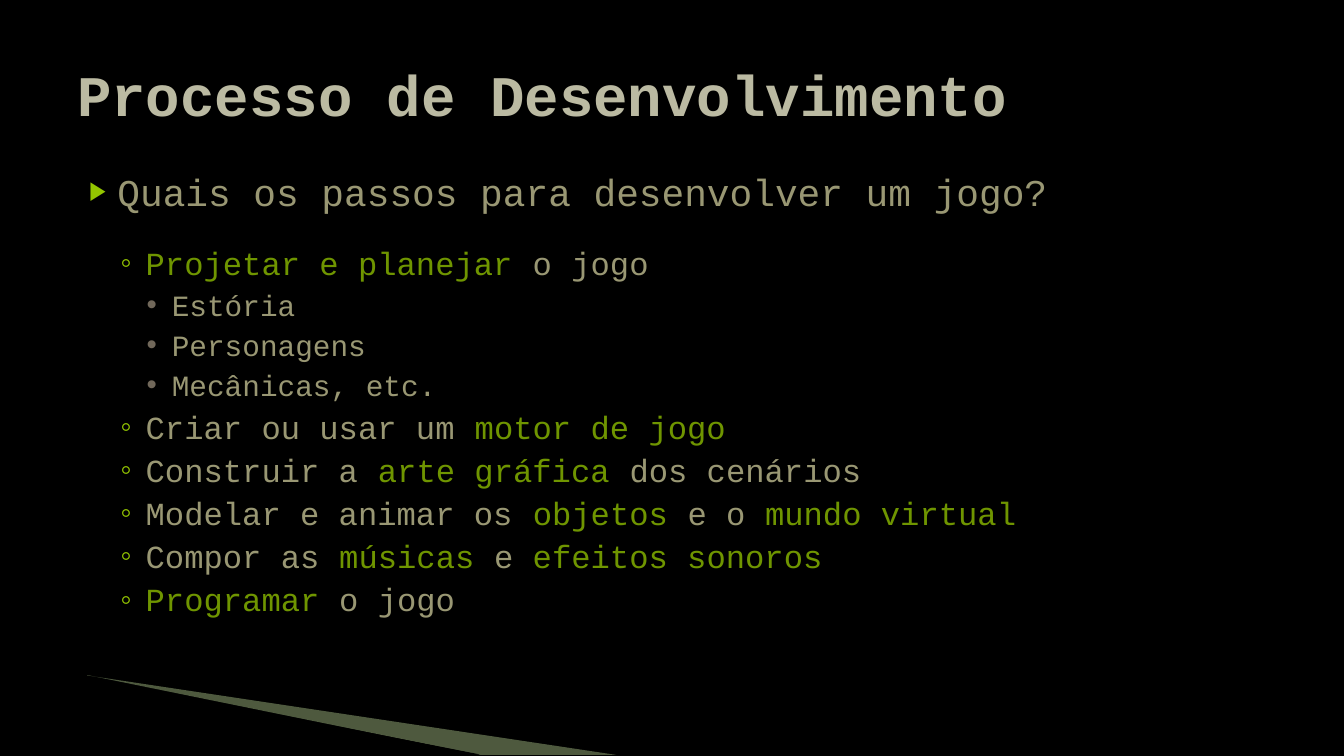
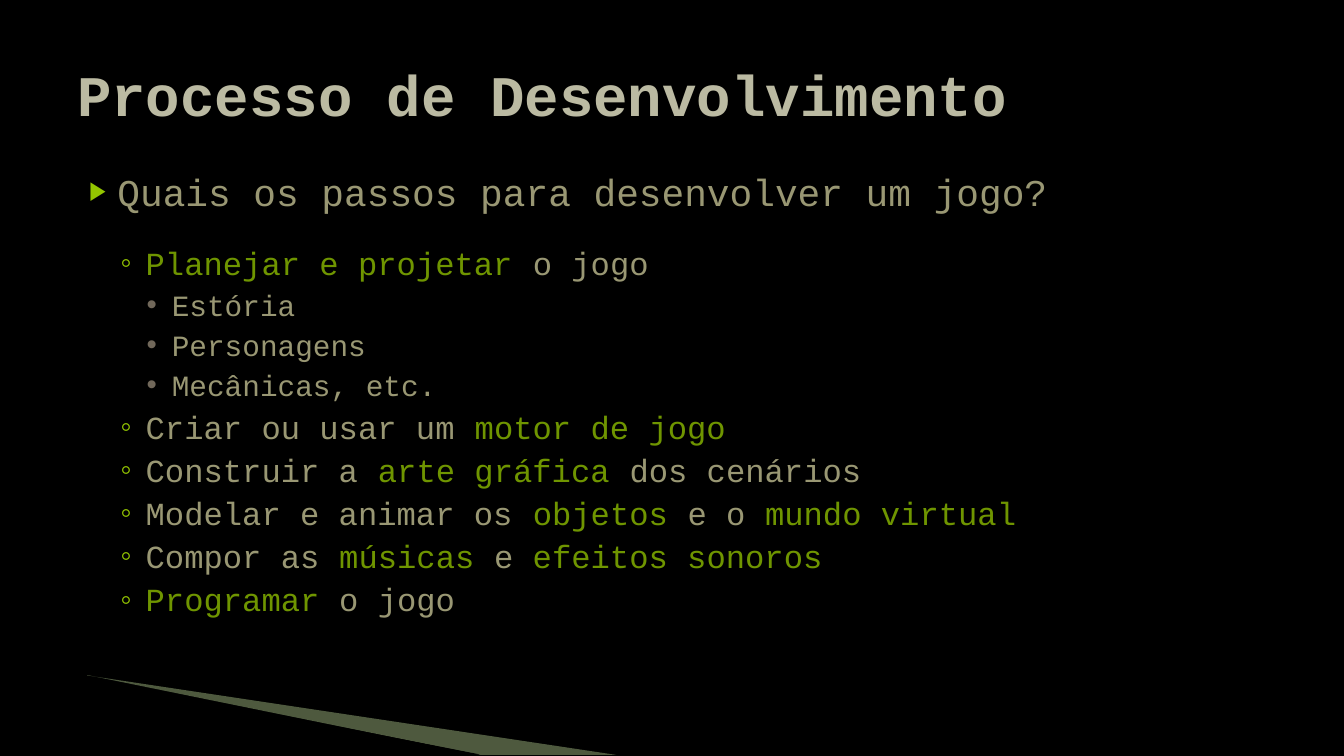
Before and after one commit to JudsonSS/Jogos, a slide deck: slide 5 of Slides/00. Introdução.pptx. Drawn at 1344x756 pixels with LibreOffice and Linux fonts; fonts in the diff are those of the drawing; background and template pictures are left out. Boxes give left, top, right and bottom in pixels: in the first picture for what was removed or moved away, otherwise in the second. Text is boxed around its words. In the diff, an @@ line names an element or a change of style, - is before the commit and + after.

```diff
--- a/Slides/00. Introdução.pptx
+++ b/Slides/00. Introdução.pptx
@@ text at [146,252,648,282]: text changed @@
-  ◦ Projetar e planejar o jogo
+  ◦ Planejar e projetar o jogo
```
Also in this commit, not shown: 7 other slides changed.
